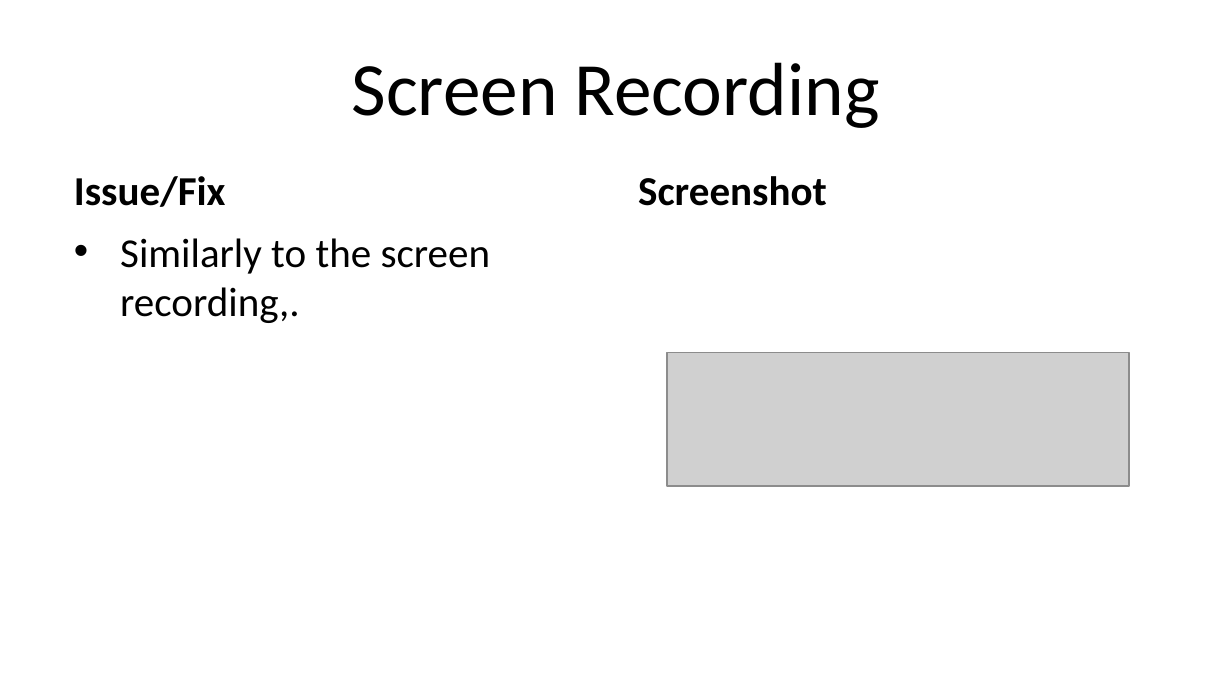
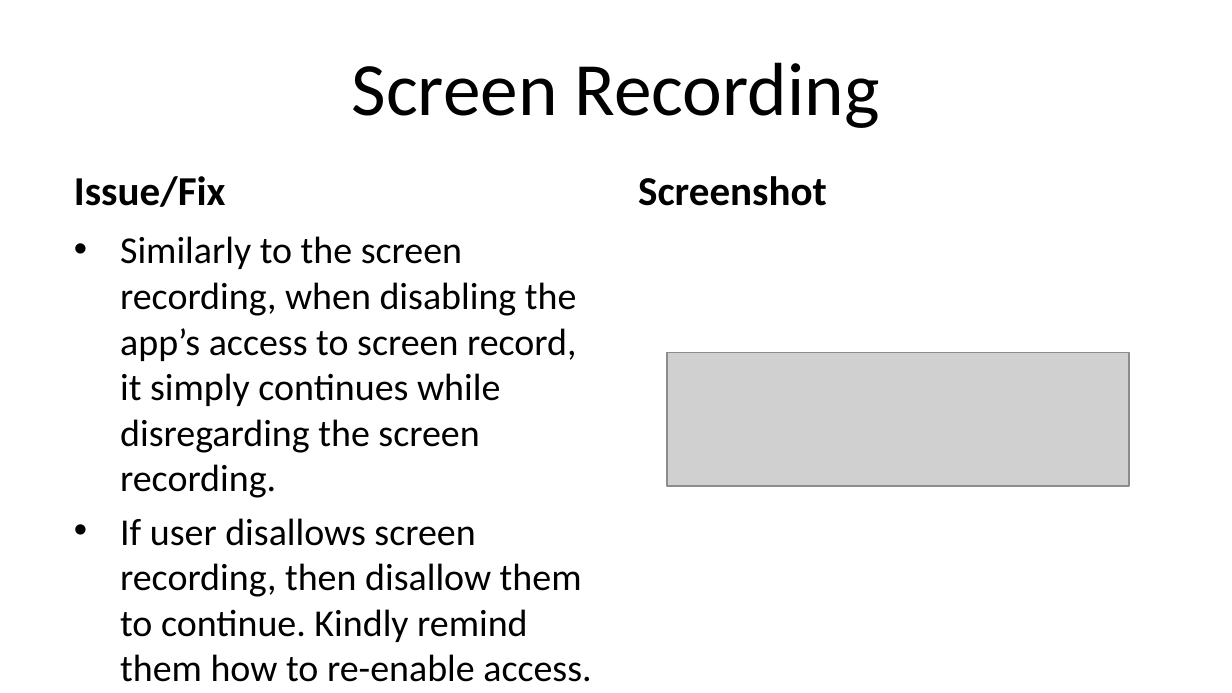
Before and after one commit to Jmackas/Proctoring_Revamp, a slide deck: slide 3 of proctoring/Proctoring Suggested Changes.pptx. Drawn at 1232x693 pixels with LibreOffice and Linux fonts; fonts in the diff are those of the drawing; grey boxes stand for pictures. Boxes give left, top, right and bottom in pixels: in the first picture for what was removed or moved away, otherwise in the second. Text is boxed around its words. In the diff, an @@ line names an element or a change of style, - is before the commit and + after.

Commit message:
update

```diff
--- a/proctoring/Proctoring Suggested Changes.pptx
+++ b/proctoring/Proctoring Suggested Changes.pptx
@@ text at bbox=[120, 236, 591, 682]: text changed; size 24 to 22.2 pt @@
-• Similarly to the screen recording,.
+• Similarly to the screen recording, when disabling the app’s access to screen record, it simply continues while disregarding the screen recording.
+• If user disallows screen recording, then disallow them to continue. Kindly remind them how to re-enable access.
```
